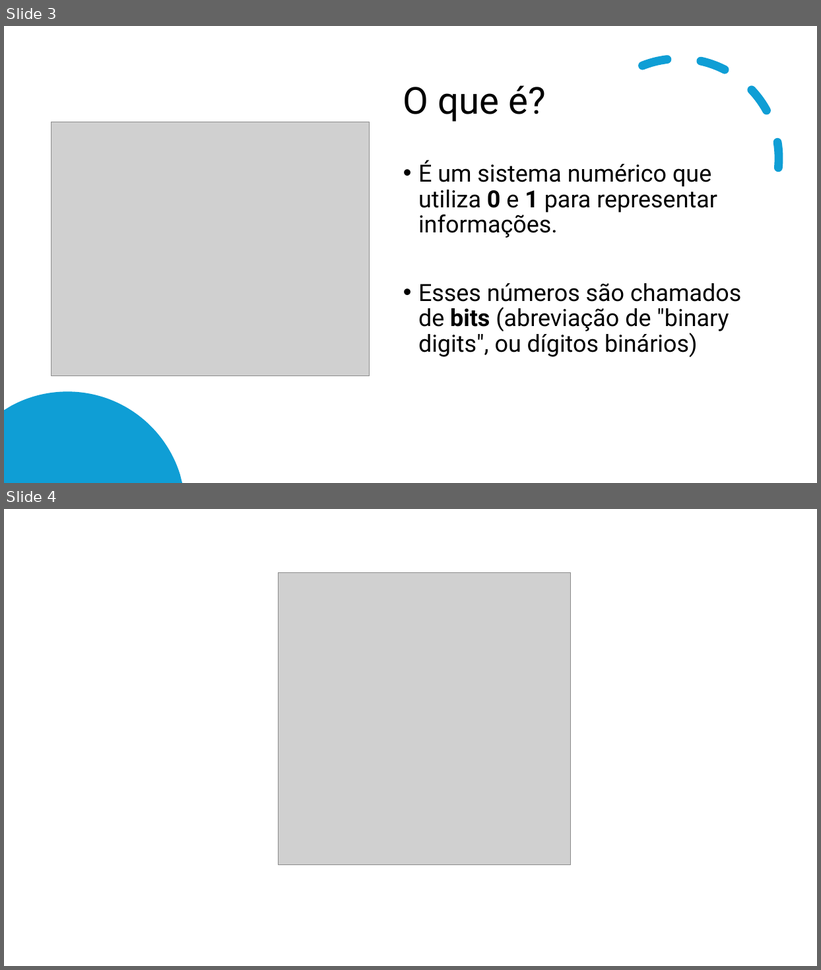
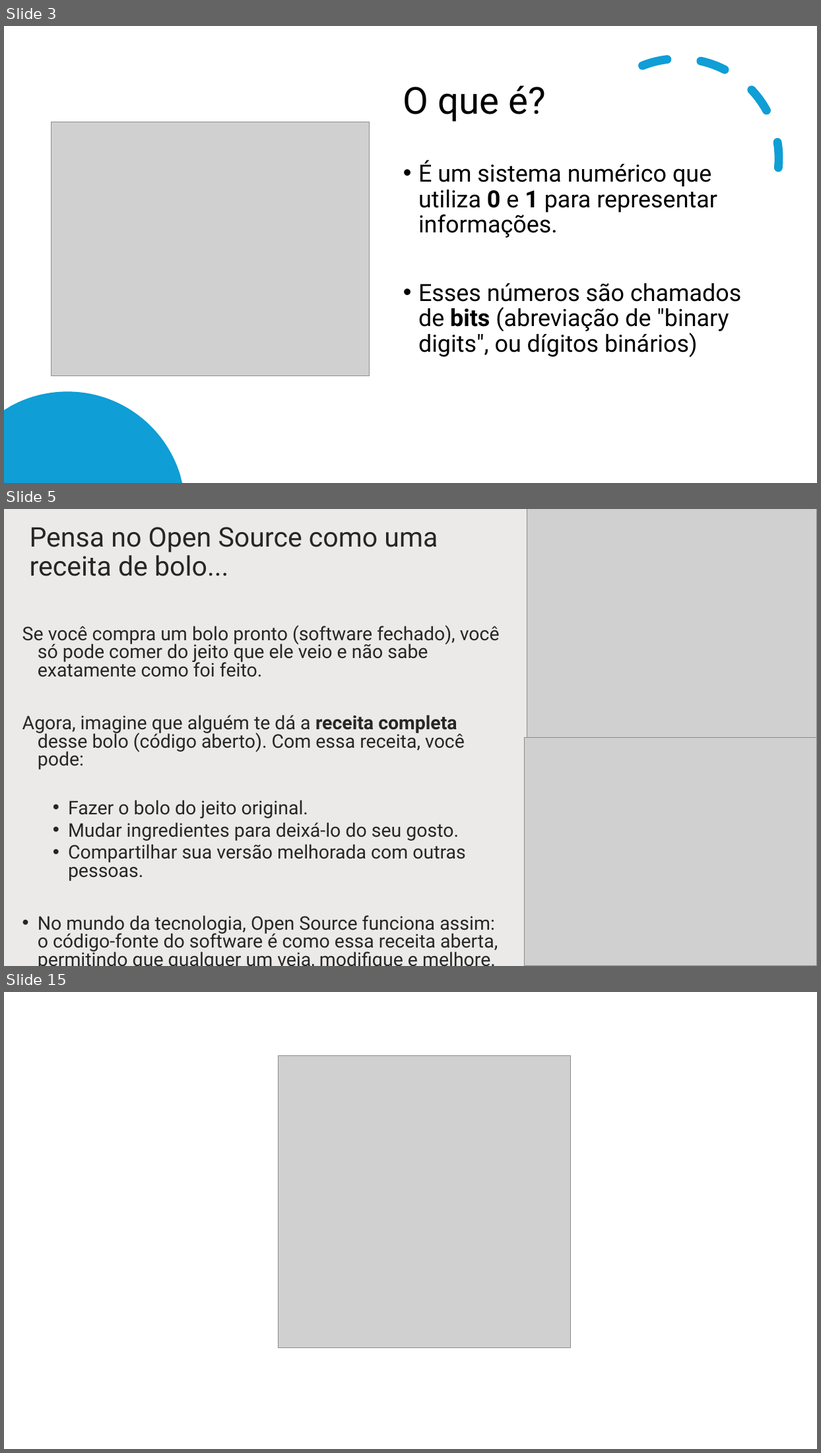
Before and after one commit to CleitonDsd/1-MOD-DS_2024, a slide deck: 1_Fundamentos/0_Conceitos_Tecnologia_Informacao/01_Binarios_Software_Hardware.pptx. Shown one above the other, each under a label of ours: slides 3 and 4 before the commit, slides 3, 5 and 15 after it; the slides between them are not shown. The pictures are 821x970 and 821x1453 pixels, drawn with LibreOffice and Linux fonts; fonts in the diff are those of the drawing; grey boxes stand for pictures. Boxes give left, top, right and bottom in pixels: in the first picture for what was removed or moved away, otherwise in the second. Text is boxed around its words. In the diff, an @@ line names an element or a change of style, - is before the commit and + after.

```diff
--- a/1_Fundamentos/0_Conceitos_Tecnologia_Informacao/01_Binarios_Software_Hardware.pptx
+++ b/1_Fundamentos/0_Conceitos_Tecnologia_Informacao/01_Binarios_Software_Hardware.pptx
@@ slide 5 added at box(4, 509, 817, 966), background #FFFFFF @@
@@ rectangle added at box(4, 509, 579, 966), fill #82766A at 15% opacity @@
@@ title added at box(30, 527, 438, 576), 32 pt, text #262626 @@
+Pensa no Open Source como uma receita de bolo...
@@ picture added at box(527, 509, 817, 738) @@
@@ text added at box(22, 625, 500, 953), 22.2 pt, text #262626 @@
+Se você compra um bolo pronto (software fechado), você só pode comer do jeito que ele veio e não sabe exatamente como foi feito.
+Agora, imagine que alguém te dá a receita completa desse bolo (código aberto). Com essa receita, você pode:
+  • Fazer o bolo do jeito original.
+  • Mudar ingredientes para deixá-lo do seu gosto.
+  • Compartilhar sua versão melhorada com outras pessoas.
+• No mundo da tecnologia, Open Source funciona assim: o código-fonte do software é como essa receita aberta, permitindo que qualquer um veja, modifique e melhore.
@@ picture added at box(524, 738, 817, 966) @@
@@ what was slide 4 is now slide 15 @@
```
Also in this commit, not shown: 10 other slides added, 4 other files.
